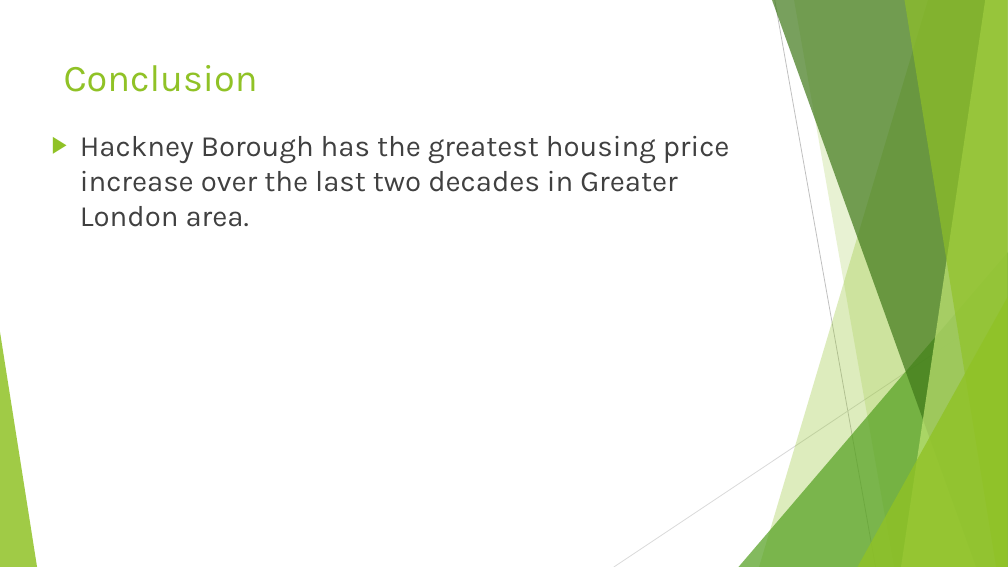
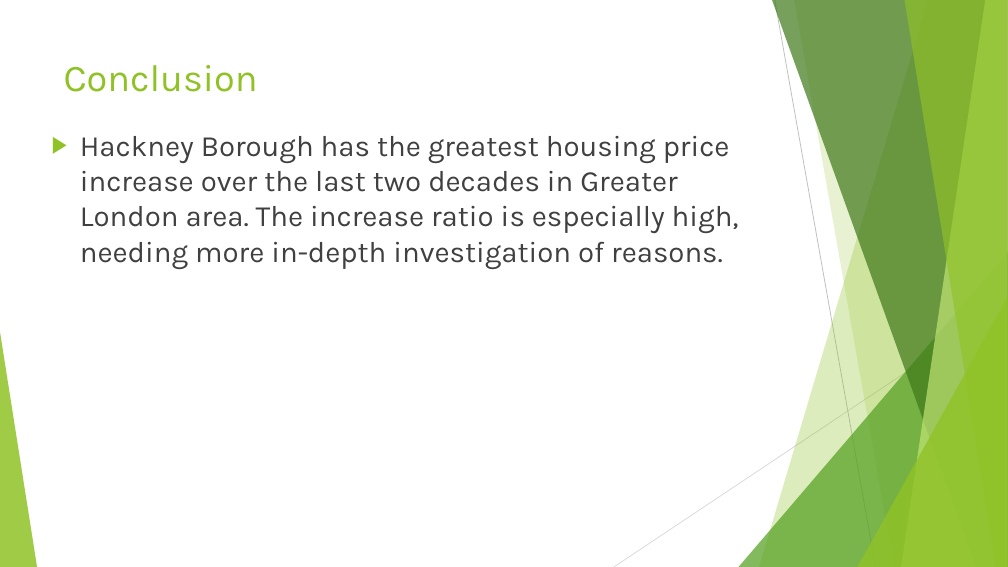
Before and after one commit to graceyu2020/London_Housing, a slide deck: slide 7 of Project1_LondonHousingCaseStudy.pptx (slide 5 before the commit). Drawn at 1008x567 pixels with LibreOffice and Linux fonts; fonts in the diff are those of the drawing. Boxes give left, top, right and bottom in pixels: in the first picture for what was removed or moved away, otherwise in the second. Text is boxed around its words. In the diff, an @@ line names an element or a change of style, - is before the commit and + after.

```diff
--- a/Project1_LondonHousingCaseStudy.pptx
+++ b/Project1_LondonHousingCaseStudy.pptx
@@ text at [80, 136, 739, 269]: text changed @@
-▶ Hackney Borough has the greatest housing price increase over the last two decades in Greater London area.
+▶ Hackney Borough has the greatest housing price increase over the last two decades in Greater London area. The increase ratio is especially high, needing more in-depth investigation of reasons.
```
Also in this commit, not shown: 2 slides added.
